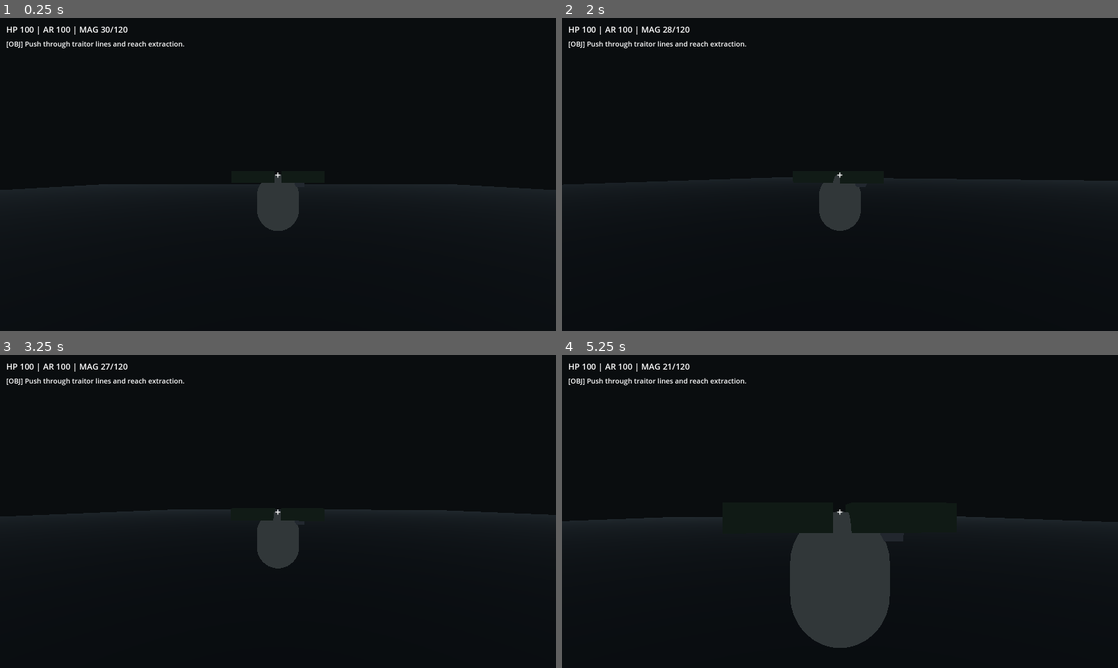
Above: before the commit, frames 1-4 (two rows, left to right).
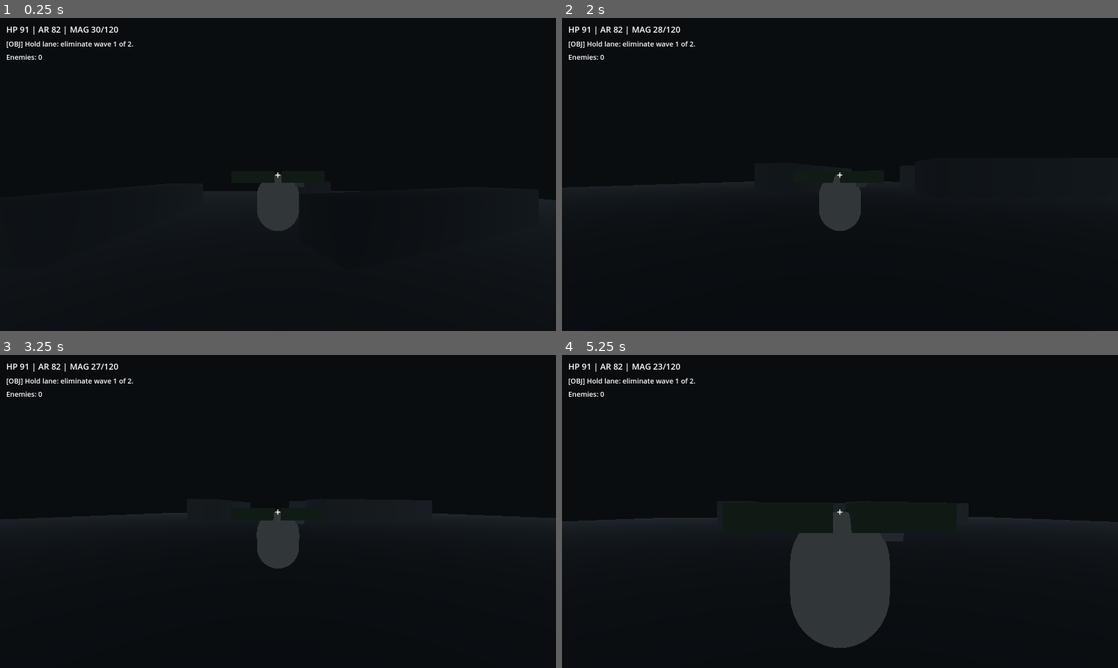
Above: after the commit, the same moments.

Repository: marcel-st/war30k-adventure
Game: Godot game, scene res://scenes/levels/SCN_LVL_VerticalSlice_01.tscn
Two runs of this game, one before a commit and one after it. Both use one fixed random seed, a clock stepped at 60 frames per second and the inputs below.
Inputs (mouse positions are in pixels of both pictures, inside the frame that each line leads up to):
- Up to frame 1 (0.25 s): no input
- Up to frame 2 (2 s): move the mouse to (867, 174) at 0.52 s; hold Right mouse button (aim) 0.53-1.28 s; hold W (move_forward) from 0.53 s (still down); click (867, 174) at 0.8 s; move the mouse to (812, 174) at 1.27 s; click (812, 174) at 1.35 s; tap Shift (sprint) at 1.55 s
- Up to frame 3 (3.25 s): keep holding W (move_forward); tap Enter at 2 s; move the mouse to (289, 505) at 2.02 s; hold Shift (sprint) 2.03-2.78 s; right-click (289, 505) at 2.3 s; move the mouse to (272, 517) at 2.77 s; right-click (272, 517) at 2.85 s; click (272, 517) at 3.05 s
- Up to frame 4 (5.25 s): keep holding W (move_forward); move the mouse to (878, 514) at 3.52 s; press the mouse at (878, 514) at 3.53 s; tap Shift (sprint) at 3.8, 4.35 s; tap R (reload) at 4.15 s; move the mouse to (795, 508) at 4.27 s; release the mouse at (795, 508) at 4.28 s; right-click (795, 508) at 4.55 s; move the mouse to (845, 511) at 5.02 s; hold Right mouse button (aim) from 5.03 s (still down)

The runs differ from the first frame. In frame 1, 0.9% of the frame differs, in the area x 0-100%, y 2-56%; in frame 2, 0.7%; in frame 3, 0.9%; in frame 4, 0.7%.
Error after the commit: Invalid assignment of property or key 'text' with value of type 'String' on a base object of type 'null instance'. (res://scripts/ui/UI_HUDController.gd:28)

Commit message:
Add milestone2 enemy wave combat foundation

Diff:
--- /dev/null
+++ b/tps/scenes/enemies/SCN_EnemyTraitorMarine.tscn
@@ -0,0 +1,54 @@
+[gd_scene load_steps=10 format=3]
+
+[ext_resource type="Script" path="res://scripts/ai/AI_EnemyTraitorMarine.gd" id="1_ai"]
+
+[sub_resource type="CapsuleShape3D" id="CapsuleShape3D_enemy"]
+radius = 0.4
+height = 1.0
+
+[sub_resource type="CapsuleMesh" id="CapsuleMesh_enemy"]
+radius = 0.4
+height = 1.0
+
+[sub_resource type="StandardMaterial3D" id="StandardMaterial3D_enemy_body"]
+albedo_color = Color(0.42, 0.43, 0.46, 1)
+metallic = 0.24
+roughness = 0.76
+
+[sub_resource type="StandardMaterial3D" id="StandardMaterial3D_enemy_helm"]
+albedo_color = Color(0.52, 0.25, 0.2, 1)
+metallic = 0.16
+roughness = 0.72
+
+[sub_resource type="SphereMesh" id="SphereMesh_enemy_head"]
+radius = 0.22
+height = 0.44
+
+[sub_resource type="SphereShape3D" id="SphereShape3D_awareness"]
+radius = 28.0
+
+[node name="EnemyTraitorMarine" type="CharacterBody3D"]
+script = ExtResource("1_ai")
+
+[node name="CollisionShape3D" type="CollisionShape3D" parent="."]
+shape = SubResource("CapsuleShape3D_enemy")
+position = Vector3(0, 0.9, 0)
+
+[node name="BodyMesh" type="MeshInstance3D" parent="."]
+mesh = SubResource("CapsuleMesh_enemy")
+position = Vector3(0, 0.9, 0)
+surface_material_override/0 = SubResource("StandardMaterial3D_enemy_body")
+
+[node name="HeadMesh" type="MeshInstance3D" parent="."]
+mesh = SubResource("SphereMesh_enemy_head")
+position = Vector3(0, 1.55, 0)
+surface_material_override/0 = SubResource("StandardMaterial3D_enemy_helm")
+
+[node name="VisualRoot" type="Node3D" parent="."]
+
+[node name="Awareness" type="Area3D" parent="."]
+collision_layer = 0
+collision_mask = 1
+
+[node name="CollisionShape3D" type="CollisionShape3D" parent="Awareness"]
+shape = SubResource("SphereShape3D_awareness")
--- a/tps/scenes/levels/SCN_LVL_VerticalSlice_01.tscn
+++ b/tps/scenes/levels/SCN_LVL_VerticalSlice_01.tscn
@@ -1,8 +1,9 @@
-[gd_scene load_steps=10 format=3 uid="uid://j3o3so2i0w6w"]
+[gd_scene load_steps=15 format=3 uid="uid://j3o3so2i0w6w"]
 
 [ext_resource type="Script" path="res://scripts/mission/MIS_VS01_Controller.gd" id="1_0y8yb"]
 [ext_resource type="PackedScene" path="res://scenes/player/SCN_PlayerMarine.tscn" id="2_hf5yn"]
 [ext_resource type="PackedScene" path="res://scenes/ui/SCN_UI_HUD.tscn" id="3_tr4q6"]
+[ext_resource type="PackedScene" path="res://scenes/enemies/SCN_EnemyTraitorMarine.tscn" id="4_ej01b"]
 
 [sub_resource type="Environment" id="Environment_hg35v"]
 background_mode = 2
@@ -39,6 +40,23 @@
 metallic = 0.05
 roughness = 0.4
 
+[sub_resource type="BoxShape3D" id="BoxShape3D_wall_long"]
+size = Vector3(3, 2.6, 14)
+
+[sub_resource type="BoxMesh" id="BoxMesh_wall_long"]
+size = Vector3(3, 2.6, 14)
+
+[sub_resource type="BoxShape3D" id="BoxShape3D_wall_short"]
+size = Vector3(6, 2.8, 2)
+
+[sub_resource type="BoxMesh" id="BoxMesh_wall_short"]
+size = Vector3(6, 2.8, 2)
+
+[sub_resource type="StandardMaterial3D" id="StandardMaterial3D_wall"]
+albedo_color = Color(0.188235, 0.2, 0.211765, 1)
+metallic = 0.24
+roughness = 0.86
+
 [node name="SCN_LVL_VerticalSlice_01" type="Node3D"]
 script = ExtResource("1_0y8yb")
 
@@ -63,8 +81,53 @@
 mesh = SubResource("BoxMesh_floor")
 surface_material_override/0 = SubResource("StandardMaterial3D_floor")
 
+[node name="CoverWallA" type="StaticBody3D" parent="."]
+transform = Transform3D(1, 0, 0, 0, 1, 0, 0, 0, 1, -9, 1.3, -9)
+collision_layer = 1
+collision_mask = 0
+
+[node name="CollisionShape3D" type="CollisionShape3D" parent="CoverWallA"]
+shape = SubResource("BoxShape3D_wall_long")
+
+[node name="MeshInstance3D" type="MeshInstance3D" parent="CoverWallA"]
+mesh = SubResource("BoxMesh_wall_long")
+surface_material_override/0 = SubResource("StandardMaterial3D_wall")
+
+[node name="CoverWallB" type="StaticBody3D" parent="."]
+transform = Transform3D(0.390731, 0, -0.920505, 0, 1, 0, 0.920505, 0, 0.390731, 8, 1.3, -6)
+collision_layer = 1
+collision_mask = 0
+
+[node name="CollisionShape3D" type="CollisionShape3D" parent="CoverWallB"]
+shape = SubResource("BoxShape3D_wall_long")
+
+[node name="MeshInstance3D" type="MeshInstance3D" parent="CoverWallB"]
+mesh = SubResource("BoxMesh_wall_long")
+surface_material_override/0 = SubResource("StandardMaterial3D_wall")
+
+[node name="CoverWallC" type="StaticBody3D" parent="."]
+transform = Transform3D(0.906308, 0, 0.422618, 0, 1, 0, -0.422618, 0, 0.906308, 2, 1.4, -15)
+collision_layer = 1
+collision_mask = 0
+
+[node name="CollisionShape3D" type="CollisionShape3D" parent="CoverWallC"]
+shape = SubResource("BoxShape3D_wall_short")
+
+[node name="MeshInstance3D" type="MeshInstance3D" parent="CoverWallC"]
+mesh = SubResource("BoxMesh_wall_short")
+surface_material_override/0 = SubResource("StandardMaterial3D_wall")
+
 [node name="PlayerSpawn" type="Marker3D" parent="."]
 transform = Transform3D(1, 0, 0, 0, 1, 0, 0, 0, 1, 0, 1.5, 0)
+
+[node name="EnemySpawnA" type="Marker3D" parent="."]
+transform = Transform3D(1, 0, 0, 0, 1, 0, 0, 0, 1, -6, 1.2, -10)
+
+[node name="EnemySpawnB" type="Marker3D" parent="."]
+transform = Transform3D(1, 0, 0, 0, 1, 0, 0, 0, 1, 7, 1.2, -13)
+
+[node name="EnemySpawnC" type="Marker3D" parent="."]
+transform = Transform3D(1, 0, 0, 0, 1, 0, 0, 0, 1, -1, 1.2, -17)
 
 [node name="ExtractionZone" type="Area3D" parent="."]
 transform = Transform3D(1, 0, 0, 0, 1, 0, 0, 0, 1, 0, 1, -22)
@@ -86,4 +149,6 @@
 transform = Transform3D(1, 0, 0, 0, 1, 0, 0, 0, 1, 0, 1.5, 0)
 groups = ["player"]
 
+[node name="Enemies" type="Node3D" parent="."]
+
 [node name="HUD" parent="." instance=ExtResource("3_tr4q6")]
--- a/tps/scenes/ui/SCN_UI_HUD.tscn
+++ b/tps/scenes/ui/SCN_UI_HUD.tscn
@@ -33,6 +33,10 @@
 text = "[OBJ] Push through traitor lines and reach extraction."
 theme_override_font_sizes/font_size = 20
 
+[node name="EnemiesLabel" type="Label" parent="Margin/VBox"]
+text = "Enemies: 0"
+theme_override_font_sizes/font_size = 20
+
 [node name="Crosshair" type="Label" parent="."]
 anchors_preset = 8
 anchor_left = 0.5
--- /dev/null
+++ b/tps/scripts/ai/AI_EnemyTraitorMarine.gd
@@ -0,0 +1,113 @@
+extends CharacterBody3D
+
+signal died(enemy: Node3D)
+
+@export var max_health: float = 70.0
+@export var move_speed: float = 3.4
+@export var acceleration: float = 9.0
+@export var gravity_scale: float = 1.0
+@export var detection_radius: float = 28.0
+@export var attack_radius: float = 2.1
+@export var attack_damage: float = 9.0
+@export var attack_cooldown: float = 1.2
+@export var corpse_lifetime: float = 2.6
+
+@onready var visual_root: Node3D = get_node_or_null("VisualRoot") as Node3D
+@onready var awareness_area: Area3D = get_node_or_null("Awareness") as Area3D
+
+var gravity: float = 24.0
+var health: float = 70.0
+var is_dead: bool = false
+var attack_timer: float = 0.0
+var tracked_player: CharacterBody3D = null
+
+func _ready() -> void:
+	gravity = ProjectSettings.get_setting("physics/3d/default_gravity", 24.0) * gravity_scale
+	health = max_health
+	if awareness_area:
+		var awareness_shape: CollisionShape3D = awareness_area.get_node_or_null("CollisionShape3D") as CollisionShape3D
+		if awareness_shape and awareness_shape.shape is SphereShape3D:
+			(awareness_shape.shape as SphereShape3D).radius = detection_radius
+		awareness_area.body_entered.connect(_on_awareness_body_entered)
+		awareness_area.body_exited.connect(_on_awareness_body_exited)
+
+func _physics_process(delta: float) -> void:
+	if is_dead:
+		return
+
+	attack_timer = maxf(0.0, attack_timer - delta)
+	_apply_gravity(delta)
+
+	var desired_velocity: Vector3 = Vector3.ZERO
+	if _can_engage_player():
+		var to_player: Vector3 = tracked_player.global_position - global_position
+		to_player.y = 0.0
+		var distance_to_player: float = to_player.length()
+		if distance_to_player > attack_radius:
+			var dir: Vector3 = to_player.normalized()
+			desired_velocity = dir * move_speed
+			_face_towards(global_position + dir, delta)
+		else:
+			_try_melee_attack()
+
+	var horizontal_velocity: Vector3 = Vector3(velocity.x, 0.0, velocity.z)
+	horizontal_velocity = horizontal_velocity.lerp(desired_velocity, clampf(acceleration * delta, 0.0, 1.0))
+	velocity.x = horizontal_velocity.x
+	velocity.z = horizontal_velocity.z
+	move_and_slide()
+
+func apply_damage(raw_damage: float) -> void:
+	if is_dead or raw_damage <= 0.0:
+		return
+	health = maxf(0.0, health - raw_damage)
+	if health <= 0.0:
+		_die()
+
+func _apply_gravity(delta: float) -> void:
+	if not is_on_floor():
+		velocity.y -= gravity * delta
+	else:
+		velocity.y = 0.0
+
+func _can_engage_player() -> bool:
+	if tracked_player == null:
+		return false
+	return is_instance_valid(tracked_player) and not tracked_player.is_queued_for_deletion()
+
+func _try_melee_attack() -> void:
+	if attack_timer > 0.0:
+		return
+	attack_timer = attack_cooldown
+	if tracked_player and tracked_player.has_method("apply_damage"):
+		tracked_player.apply_damage(attack_damage)
+
+func _face_towards(target_position: Vector3, delta: float) -> void:
+	var to_target: Vector3 = target_position - global_position
+	to_target.y = 0.0
+	if to_target.length_squared() < 0.001:
+		return
+	var yaw: float = atan2(to_target.x, to_target.z)
+	rotation.y = lerp_angle(rotation.y, yaw, clampf(8.0 * delta, 0.0, 1.0))
+
+func _die() -> void:
+	if is_dead:
+		return
+	is_dead = true
+	set_physics_process(false)
+	collision_layer = 0
+	collision_mask = 0
+	if awareness_area:
+		awareness_area.monitoring = false
+	if visual_root:
+		visual_root.scale = Vector3(1.0, 0.35, 1.0)
+	emit_signal("died", self)
+	var timer: SceneTreeTimer = get_tree().create_timer(corpse_lifetime)
+	timer.timeout.connect(queue_free)
+
+func _on_awareness_body_entered(body: Node) -> void:
+	if body.is_in_group("player"):
+		tracked_player = body as CharacterBody3D
+
+func _on_awareness_body_exited(body: Node) -> void:
+	if body == tracked_player:
+		tracked_player = null
--- a/tps/scripts/gameplay/GP_PlayerController.gd
+++ b/tps/scripts/gameplay/GP_PlayerController.gd
@@ -1,8 +1,9 @@
 extends CharacterBody3D
 
-@export var walk_speed: float = 5.2
-@export var sprint_speed: float = 7.8
-@export var acceleration: float = 18.0
+@export var walk_speed: float = 4.6
+@export var sprint_speed: float = 6.2
+@export var acceleration: float = 11.0
+@export var deceleration: float = 14.0
 @export var rotation_speed: float = 14.0
 @export var gravity_scale: float = 1.0
 @export var mouse_sensitivity: float = 0.0019
@@ -16,6 +17,7 @@
 var gravity: float = 24.0
 var health: float = 100.0
 var armor: float = 100.0
+var current_combat_move_speed_multiplier: float = 1.0
 
 func _ready() -> void:
 	Input.set_mouse_mode(Input.MOUSE_MODE_CAPTURED)
@@ -52,26 +54,28 @@
 	move_dir.y = 0.0
 	move_dir = move_dir.normalized()
 
-	var target_speed := walk_speed
+	var target_speed: float = walk_speed
 	if Input.is_action_pressed("sprint"):
 		target_speed = sprint_speed
+	target_speed *= current_combat_move_speed_multiplier
 
 	var target_velocity: Vector3 = move_dir * target_speed
-	var horiz_velocity := Vector3(velocity.x, 0.0, velocity.z)
-	horiz_velocity = horiz_velocity.lerp(target_velocity, clamp(acceleration * delta, 0.0, 1.0))
+	var horiz_velocity: Vector3 = Vector3(velocity.x, 0.0, velocity.z)
+	var lerp_factor: float = clamp((acceleration if target_velocity.length_squared() > 0.01 else deceleration) * delta, 0.0, 1.0)
+	horiz_velocity = horiz_velocity.lerp(target_velocity, lerp_factor)
 	velocity.x = horiz_velocity.x
 	velocity.z = horiz_velocity.z
 
 func _process_aim_rotation(delta: float) -> void:
-	var look_input := Vector2.ZERO
+	var look_input: Vector2 = Vector2.ZERO
 	look_input.x = Input.get_action_strength("look_right") - Input.get_action_strength("look_left")
 	look_input.y = Input.get_action_strength("look_down") - Input.get_action_strength("look_up")
 	if look_input.length_squared() > 0.0001:
 		camera_aim.apply_stick_input(look_input * joy_look_sensitivity * delta)
 
-	var move_vector := Vector3(velocity.x, 0.0, velocity.z)
+	var move_vector: Vector3 = Vector3(velocity.x, 0.0, velocity.z)
 	if move_vector.length_squared() > 0.01:
-		var target_yaw := atan2(move_vector.x, move_vector.z)
+		var target_yaw: float = atan2(move_vector.x, move_vector.z)
 		rotation.y = lerp_angle(rotation.y, target_yaw, clamp(rotation_speed * delta, 0.0, 1.0))
 
 func _process_combat() -> void:
@@ -85,6 +89,8 @@
 
 	if Input.is_action_just_pressed("reload"):
 		boltgun.start_reload()
+
+	current_combat_move_speed_multiplier = boltgun.get_move_speed_multiplier()
 
 func apply_damage(raw_damage: float) -> void:
 	if raw_damage <= 0.0 or health <= 0.0:
--- a/tps/scripts/mission/MIS_VS01_Controller.gd
+++ b/tps/scripts/mission/MIS_VS01_Controller.gd
@@ -1,18 +1,74 @@
 extends Node3D
 
 @onready var extraction_zone: Area3D = $ExtractionZone
+@onready var wave_spawn_points: Node3D = $WaveSpawnPoints
+@onready var enemy_container: Node3D = $Enemies
+
+const TRAITOR_SCENE: PackedScene = preload("res://scenes/enemies/SCN_EnemyTraitorMarine.tscn")
+
+var _wave_index: int = 0
+var _waves: Array[int] = [3, 5]
+var _active_enemies: Array[Node3D] = []
+var _combat_completed: bool = false
 
 func _ready() -> void:
 	GameState.reset_run()
-	GameState.set_objective("Push through traitor lines and reach extraction.")
 	_refresh_player_group_tag()
 	extraction_zone.body_entered.connect(_on_extraction_body_entered)
+	extraction_zone.monitoring = false
+	_start_next_wave()
+
+func _physics_process(_delta: float) -> void:
+	_cleanup_dead_enemies()
+	if _active_enemies.is_empty() and not _combat_completed:
+		_start_next_wave()
 
 func _on_extraction_body_entered(body: Node) -> void:
 	if body.is_in_group("player"):
 		GameState.complete_objective("Extraction reached. Loyalist warning secured.")
 
 func _refresh_player_group_tag() -> void:
-	var player := get_node_or_null("Player")
+	var player: Node3D = get_node_or_null("Player")
 	if player and not player.is_in_group("player"):
 		player.add_to_group("player")
+
+func _start_next_wave() -> void:
+	if _wave_index >= _waves.size():
+		_combat_completed = true
+		GameState.set_enemies_remaining(0)
+		GameState.set_objective("Combat lane secured. Move to extraction zone.")
+		extraction_zone.monitoring = true
+		return
+
+	var enemies_to_spawn: int = _waves[_wave_index]
+	GameState.set_objective("Hold lane: eliminate wave %d of %d." % [_wave_index + 1, _waves.size()])
+	GameState.set_enemies_remaining(enemies_to_spawn)
+	for i in range(enemies_to_spawn):
+		var spawn_position: Vector3 = _pick_spawn_position(i)
+		var enemy: Node3D = TRAITOR_SCENE.instantiate()
+		enemy.global_position = spawn_position
+		enemy.tree_exited.connect(_on_enemy_tree_exited.bind(enemy))
+		enemy_container.add_child(enemy)
+		_active_enemies.append(enemy)
+	_wave_index += 1
+
+func _pick_spawn_position(index: int) -> Vector3:
+	if wave_spawn_points.get_child_count() == 0:
+		return Vector3(0.0, 1.1, -10.0 - float(index) * 2.5)
+	var marker_index: int = index % wave_spawn_points.get_child_count()
+	var marker: Node3D = wave_spawn_points.get_child(marker_index) as Node3D
+	if marker:
+		return marker.global_position
+	return Vector3(0.0, 1.1, -10.0 - float(index) * 2.5)
+
+func _cleanup_dead_enemies() -> void:
+	var survivors: Array[Node3D] = []
+	for enemy in _active_enemies:
+		if is_instance_valid(enemy):
+			survivors.append(enemy)
+	_active_enemies = survivors
+	GameState.set_enemies_remaining(_active_enemies.size())
+
+func _on_enemy_tree_exited(enemy: Node3D) -> void:
+	_active_enemies.erase(enemy)
+	GameState.set_enemies_remaining(_active_enemies.size())
--- a/tps/scripts/systems/SYS_GameState.gd
+++ b/tps/scripts/systems/SYS_GameState.gd
@@ -2,6 +2,8 @@
 
 signal player_stats_changed(health: float, armor: float, magazine: int, reserve: int)
 signal objective_changed(text: String, completed: bool)
+signal enemies_remaining_changed(remaining: int)
+signal wave_changed(current_wave: int, total_waves: int)
 
 const MAX_HEALTH := 100.0
 const MAX_ARMOR := 100.0
@@ -12,6 +14,9 @@
 var ammo_reserve: int = 120
 var objective_text: String = "Reach extraction."
 var objective_completed: bool = false
+var enemies_remaining: int = 0
+var current_wave: int = 0
+var total_waves: int = 0
 
 func _ready() -> void:
 	_setup_default_input_actions()
@@ -22,8 +27,13 @@
 	armor = MAX_ARMOR
 	objective_completed = false
 	objective_text = "Push through traitor lines and reach extraction."
+	enemies_remaining = 0
+	current_wave = 0
+	total_waves = 0
 	emit_player_stats()
 	emit_signal("objective_changed", objective_text, objective_completed)
+	emit_signal("enemies_remaining_changed", enemies_remaining)
+	emit_signal("wave_changed", current_wave, total_waves)
 
 func configure_ammo(magazine: int, reserve: int) -> void:
 	ammo_in_magazine = maxi(0, magazine)
@@ -72,6 +82,15 @@
 	objective_text = text
 	objective_completed = true
 	emit_signal("objective_changed", objective_text, objective_completed)
+
+func set_enemies_remaining(remaining: int) -> void:
+	enemies_remaining = maxi(0, remaining)
+	emit_signal("enemies_remaining_changed", enemies_remaining)
+
+func set_wave_progress(current: int, total: int) -> void:
+	current_wave = maxi(0, current)
+	total_waves = maxi(0, total)
+	emit_signal("wave_changed", current_wave, total_waves)
 
 func emit_player_stats() -> void:
 	emit_signal("player_stats_changed", health, armor, ammo_in_magazine, ammo_reserve)
--- a/tps/scripts/ui/UI_HUDController.gd
+++ b/tps/scripts/ui/UI_HUDController.gd
@@ -1,17 +1,20 @@
 extends CanvasLayer
 
 @onready var stats_label: Label = $Margin/VBox/TopRow/StatsLabel
+@onready var enemy_count_label: Label = $Margin/VBox/EnemyCountLabel
 @onready var objective_label: Label = $Margin/VBox/ObjectiveLabel
 
 func _ready() -> void:
 	GameState.player_stats_changed.connect(_on_player_stats_changed)
 	GameState.objective_changed.connect(_on_objective_changed)
+	GameState.enemies_remaining_changed.connect(_on_enemies_remaining_changed)
 	_on_player_stats_changed(
 		GameState.health,
 		GameState.armor,
 		GameState.ammo_in_magazine,
 		GameState.ammo_reserve
 	)
+	_on_enemies_remaining_changed(GameState.enemies_remaining)
 	_on_objective_changed(GameState.objective_text, GameState.objective_completed)
 
 func _on_player_stats_changed(health: float, armor: float, magazine: int, reserve: int) -> void:
@@ -20,3 +23,6 @@
 func _on_objective_changed(text: String, completed: bool) -> void:
 	var prefix := "[DONE] " if completed else "[OBJ] "
 	objective_label.text = "%s%s" % [prefix, text]
+
+func _on_enemies_remaining_changed(remaining: int) -> void:
+	enemy_count_label.text = "Traitors remaining: %d" % remaining
--- a/tps/scripts/weapons/WPN_Boltgun.gd
+++ b/tps/scripts/weapons/WPN_Boltgun.gd
@@ -1,22 +1,28 @@
 extends Node3D
 
 @export var max_magazine_size: int = 30
-@export var fire_rate: float = 9.0
-@export var reload_duration: float = 1.8
-@export var damage: float = 20.0
+@export var fire_rate: float = 6.3
+@export var reload_duration: float = 2.1
+@export var damage: float = 24.0
 @export var range: float = 180.0
+@export var recoil_pitch_kick: float = 0.018
+@export var recoil_yaw_kick: float = 0.006
+@export var move_speed_penalty_while_firing: float = 0.82
+@export var move_speed_penalty_while_aiming: float = 0.9
 
 @onready var muzzle_marker: Marker3D = $Muzzle
 
 var _fire_cooldown: float = 0.0
 var _reload_timer: float = 0.0
 var _is_reloading: bool = false
+var _recent_fire_timer: float = 0.0
 
 func _ready() -> void:
 	GameState.configure_ammo(max_magazine_size, 120)
 
 func _physics_process(delta: float) -> void:
 	_fire_cooldown = max(0.0, _fire_cooldown - delta)
+	_recent_fire_timer = max(0.0, _recent_fire_timer - delta)
 	if _is_reloading:
 		_reload_timer = max(0.0, _reload_timer - delta)
 		if _reload_timer <= 0.0:
@@ -33,6 +39,7 @@
 		start_reload()
 		return
 	_fire_cooldown = 1.0 / max(0.1, fire_rate)
+	_recent_fire_timer = 0.12
 	var from: Vector3 = camera.global_position
 	var to: Vector3 = from + (-camera.global_basis.z * range)
 	var space_state: PhysicsDirectSpaceState3D = get_world_3d().direct_space_state
@@ -47,6 +54,7 @@
 			collider.apply_damage(damage)
 	else:
 		_spawn_debug_tracer(from, to)
+	_apply_recoil(camera)
 
 func start_reload() -> void:
 	if _is_reloading:
@@ -68,3 +76,26 @@
 	add_child(mesh_instance)
 	var timer: SceneTreeTimer = get_tree().create_timer(0.08)
 	timer.timeout.connect(mesh_instance.queue_free)
+
+func _apply_recoil(camera: Camera3D) -> void:
+	var rig: Node = camera.get_parent()
+	if rig == null:
+		return
+	var pitch_node: Node3D = rig.get_parent() as Node3D
+	if pitch_node == null:
+		return
+	pitch_node.rotation.x = clamp(
+		pitch_node.rotation.x + recoil_pitch_kick,
+		deg_to_rad(-55.0),
+		deg_to_rad(65.0)
+	)
+	rig.rotation.y += randf_range(-recoil_yaw_kick, recoil_yaw_kick)
+
+func get_move_speed_multiplier() -> float:
+	if _is_reloading:
+		return 0.72
+	if _recent_fire_timer > 0.0:
+		return move_speed_penalty_while_firing
+	if Input.is_action_pressed("aim"):
+		return move_speed_penalty_while_aiming
+	return 1.0
